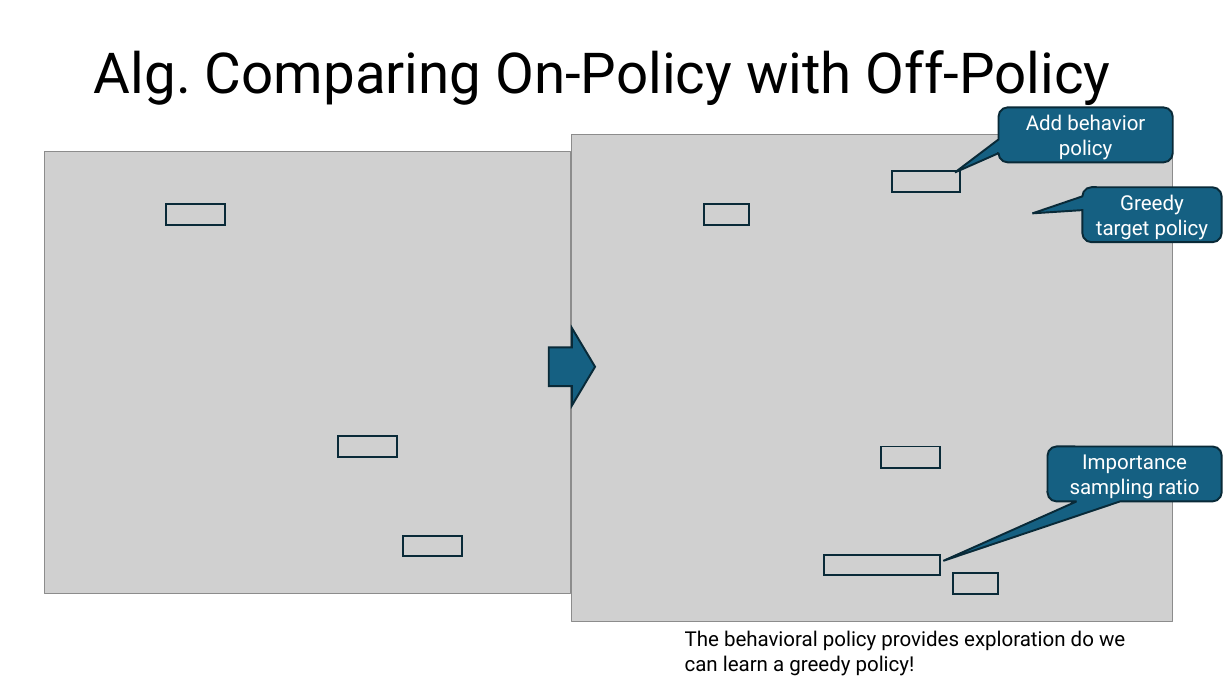
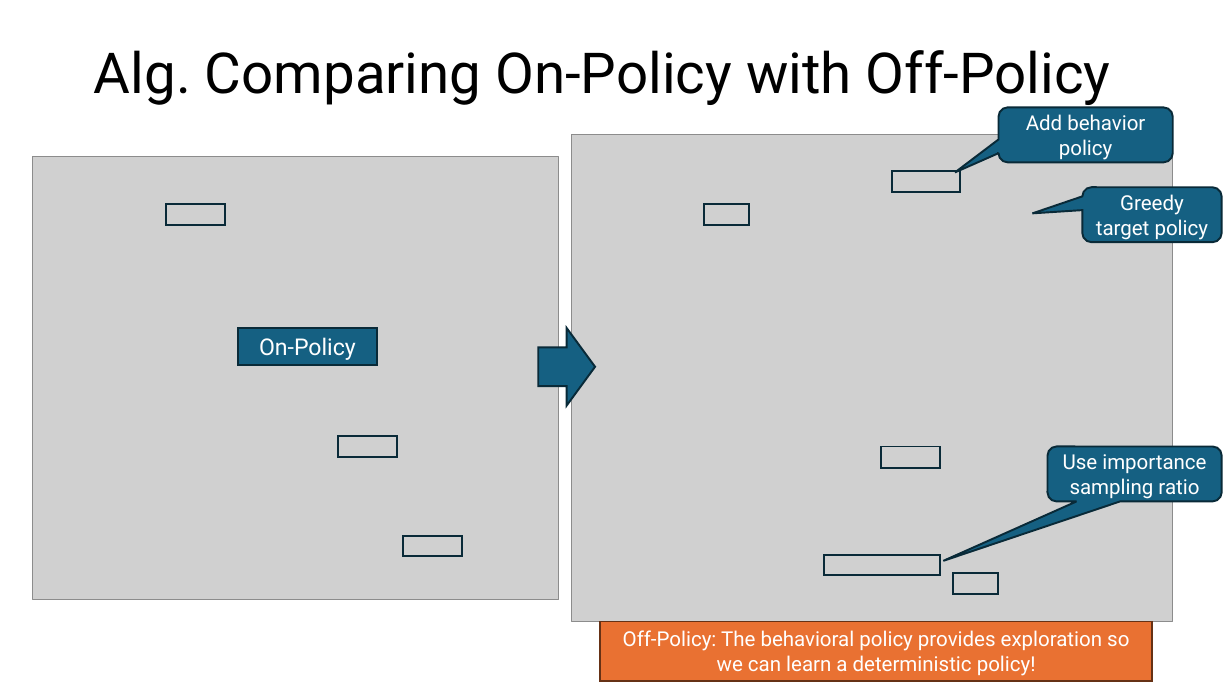
Before and after one commit to mhahsler/Introduction_to_Reinforcement_Learning, a slide deck: slide 15 of slides/Lecture_Chapter07.pptx. Drawn at 1232x693 pixels with LibreOffice and Linux fonts; fonts in the diff are those of the drawing; grey boxes stand for pictures. Boxes give left, top, right and bottom in pixels: in the first picture for what was removed or moved away, otherwise in the second. Text is boxed around its words. In the diff, an @@ line names an element or a change of style, - is before the commit and + after.

Commit message:
improved slides.

```diff
--- a/slides/Lecture_Chapter07.pptx
+++ b/slides/Lecture_Chapter07.pptx
@@ picture: place and size @@
-picture at box(44, 152, 570, 594)
+picture at box(33, 157, 559, 600)
@@ rectangle added at box(238, 328, 377, 365), fill #156082, outline #092A39 1.5 pt, 18 pt, text #FFFFFF @@
+On-Policy
@@ right arrow: place and size @@
-right arrow at box(549, 328, 595, 406)
+right arrow at box(539, 328, 595, 406)
@@ text in rounded speech box at box(1063, 454, 1206, 499): text changed @@
-Importance sampling ratio
+Use importance sampling ratio
@@ rectangle "Off-Policy: The behavioral policy provides ...": place and size @@
-rectangle "Off-Policy: The behavioral policy provides ..." at box(685, 630, 1125, 676)
+rectangle "Off-Policy: The behavioral policy provides ..." at box(601, 622, 1153, 681)
@@ rectangle "Off-Policy: The behavioral policy provides ..." at box(601, 622, 1153, 681): fill none to #E97132; outline none to #663216 1.5 pt @@
@@ text in rectangle at box(623, 630, 1129, 676): text changed; text colour #000000 to #FFFFFF @@
-The behavioral policy provides exploration do we can learn a greedy policy!
+Off-Policy: The behavioral policy provides exploration so we can learn a deterministic policy!
```
Also in this commit, not shown: 7 other slides changed, 4 slides added, 4 slides removed, 4 other files.
